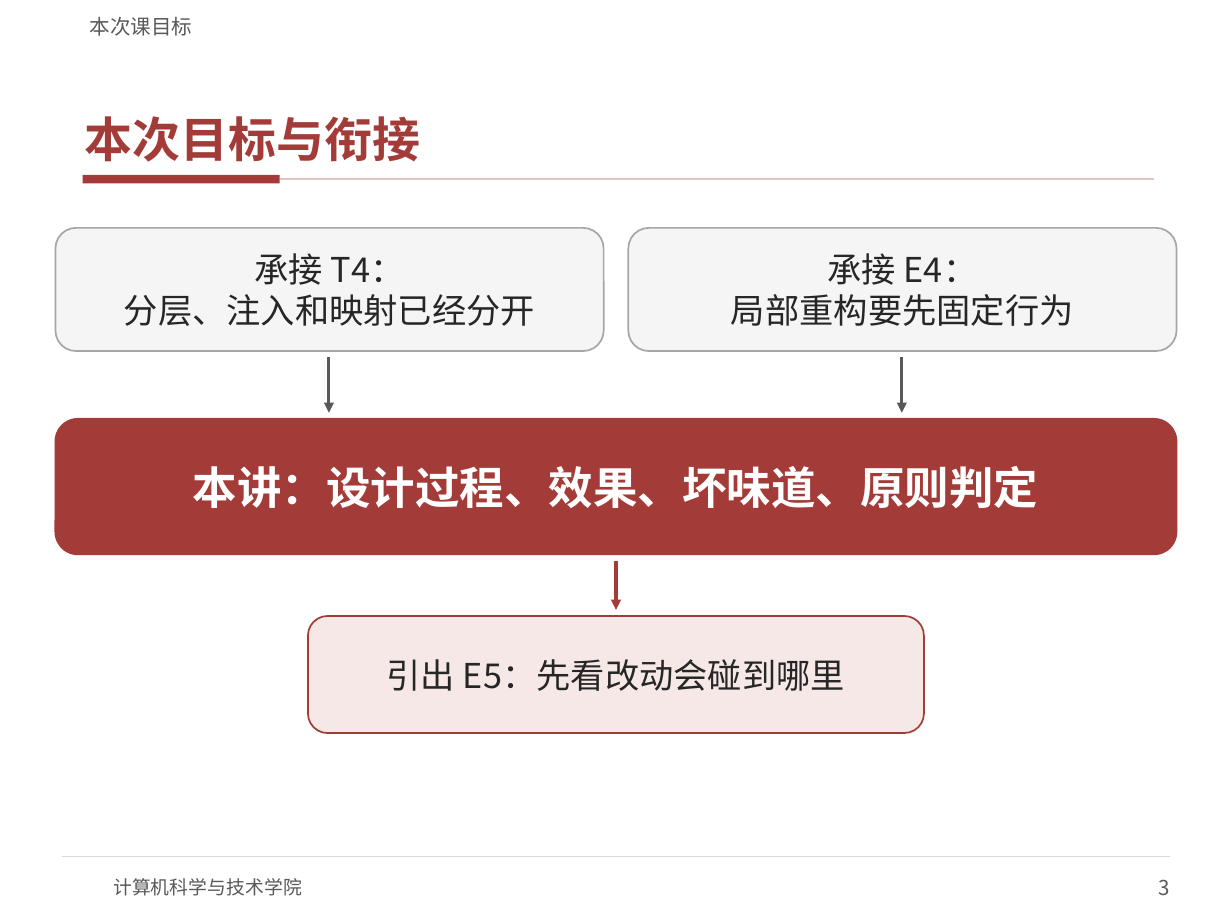
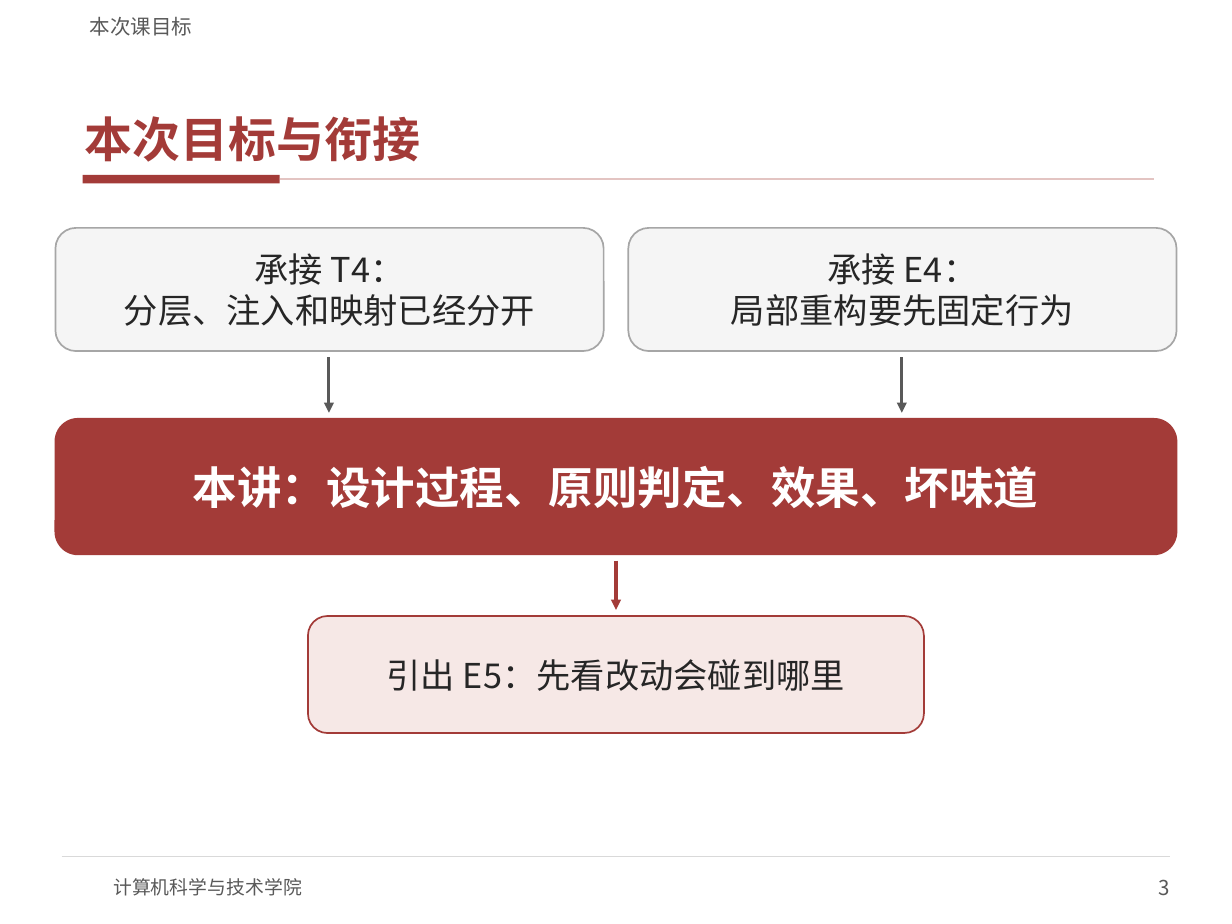
Before and after one commit to meng004/mall, a slide deck: slide 3 of SDC/教学资料/课件/T5-软件设计、重构与系统演化（一）.pptx. Drawn at 1232x924 pixels with LibreOffice and Linux fonts; fonts in the diff are those of the drawing; background and template pictures are left out. Boxes give left, top, right and bottom in pixels: in the first picture for what was removed or moved away, otherwise in the second. Text is boxed around its words. In the diff, an @@ line names an element or a change of style, - is before the commit and + after.

```diff
--- a/SDC/教学资料/课件/T5-软件设计、重构与系统演化（一）.pptx
+++ b/SDC/教学资料/课件/T5-软件设计、重构与系统演化（一）.pptx
@@ text in rounded rectangle at [193, 466, 1039, 508]: text changed @@
-本讲：设计过程、效果、坏味道、原则判定
+本讲：设计过程、原则判定、效果、坏味道
```
Also in this commit, not shown: 6 other files.
